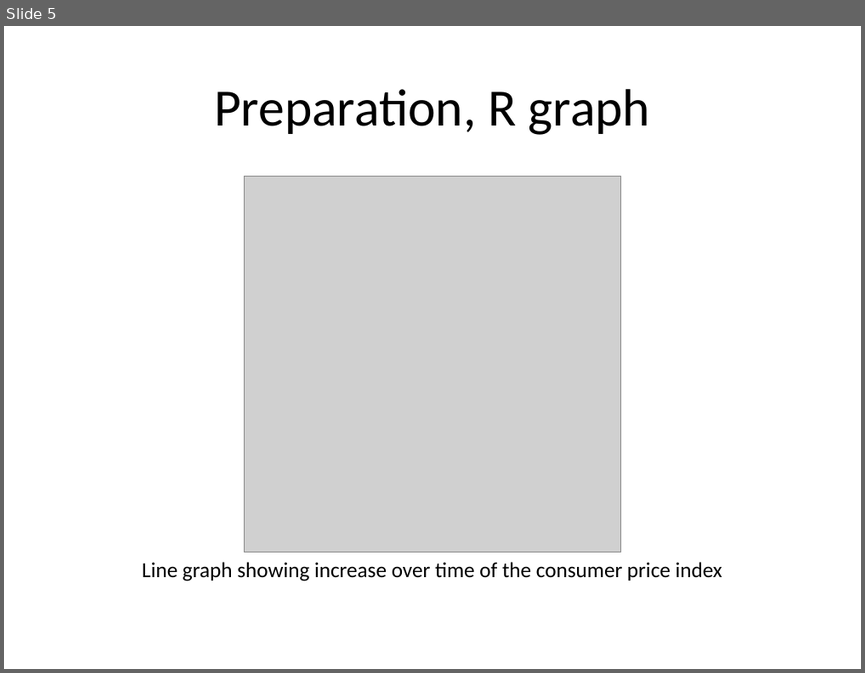
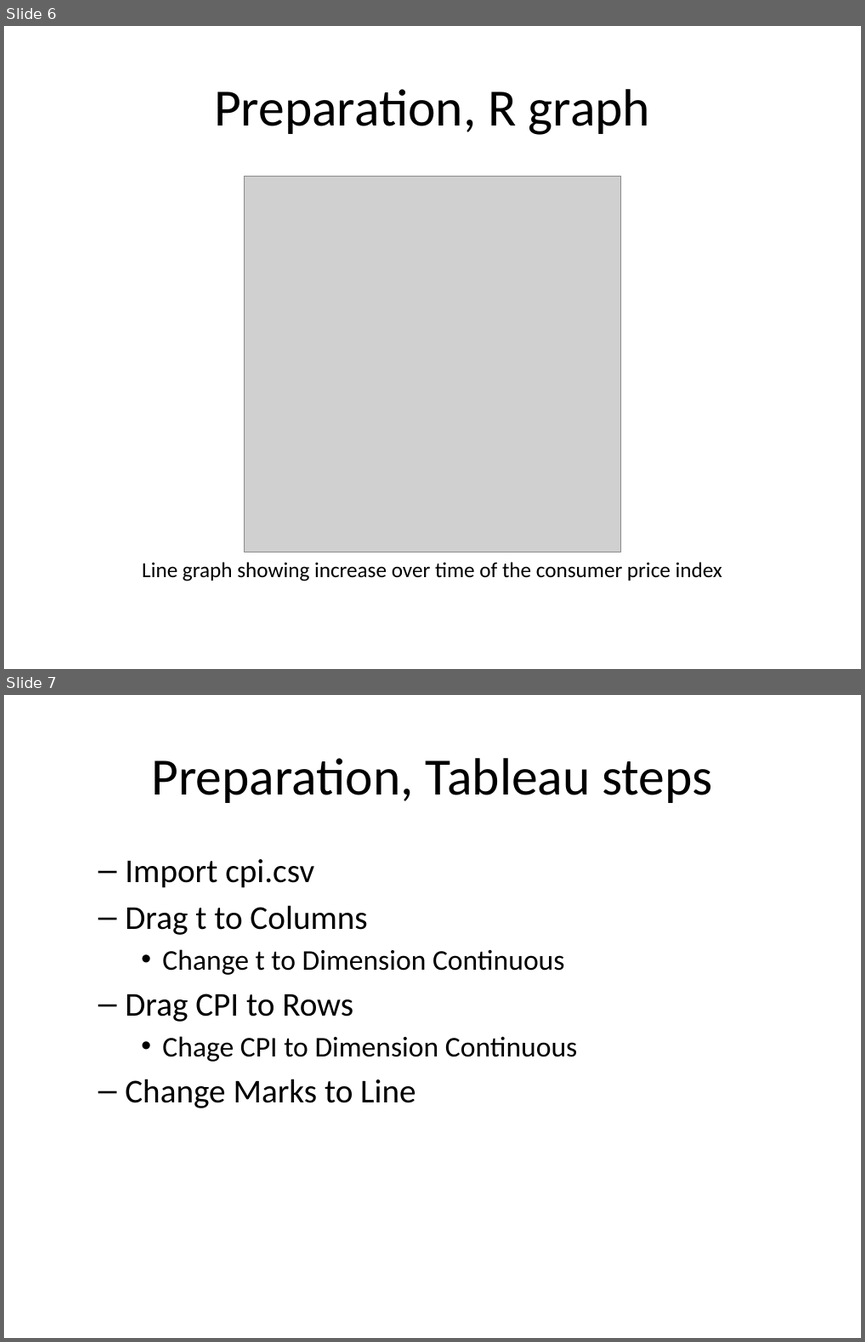
Before and after one commit to pmean/data-visualization, a slide deck: data-viz-03/component/preparation.pptx. Shown one above the other, each under a label of ours: slide 5 before the commit, slides 6 and 7 after it. The pictures are 865x673 and 865x1342 pixels, drawn with LibreOffice and Linux fonts; fonts in the diff are those of the drawing; grey boxes stand for pictures. Boxes give left, top, right and bottom in pixels: in the first picture for what was removed or moved away, otherwise in the second. Text is boxed around its words. In the diff, an @@ line names an element or a change of style, - is before the commit and + after.

Commit message:
Added Python and Tableau to data-viz-03 fundamentals

```diff
--- a/data-viz-03/component/preparation.pptx
+++ b/data-viz-03/component/preparation.pptx
@@ slide 7 added at [4, 695, 861, 1338], background #FFFFFF @@
@@ title added at [151, 758, 713, 803], 44 pt, text #000000 @@
+Preparation, Tableau steps
@@ text added at [125, 859, 577, 1108], 28 pt, text #000000 @@
+  – Import cpi.csv
+  – Drag t to Columns
+    • Change t to Dimension Continuous
+  – Drag CPI to Rows
+    • Chage CPI to Dimension Continuous
+  – Change Marks to Line
@@ what was slide 5 is now slide 6 @@
```
Also in this commit, not shown: 1 slide changed, 3 other slides added, 2 slides removed, 23 other files.
